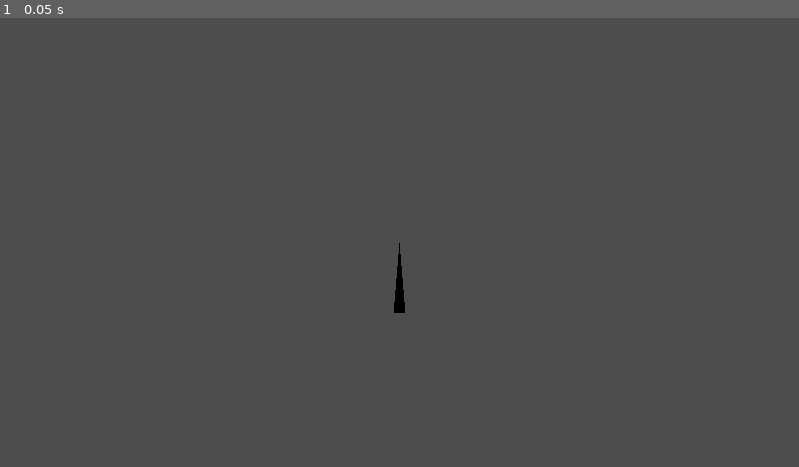
Above: before the commit, frame 1.
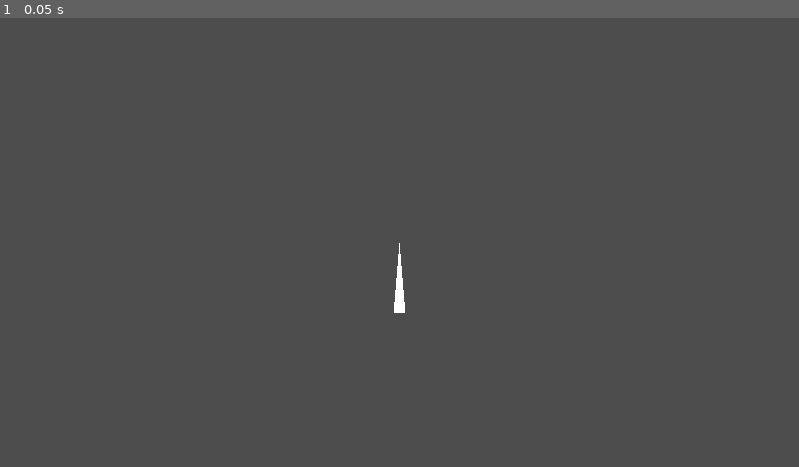
Above: after the commit, the same moment.

Repository: teddybear082/UGVR
Game: Godot game, scene res://xr_injector/xr_scene.tscn
The game is run twice, just before and just after one commit, with the same random seed, the same clock (stepped at 60 frames per second) and the same inputs.
Inputs:
- Up to frame 1 (0.05 s): no input

The runs differ from the first frame. In frame 1, 0.1% of the frame differs, in the area x 49-51%, y 50-66%.
Error before the commit: Parse Error: Expected "else" after ternary operator condition. (res://xr_injector/xr_scene.gd:1751)

Commit message:
fixes to experimental CRUEL code
-reparent weapon node directly to stop shaking (probably will cause game crashes on new weapons, have to see)

Diff:
--- a/xr_injector/xr_scene.gd
+++ b/xr_injector/xr_scene.gd
@@ -1743,19 +1743,22 @@
 				cursor.transform.origin.z = -roomscale_3d_cursor_distance_from_camera
 				cursor.transform.origin.y = 0.3
 				cursor.visible = true
+				# reparent directly to avoid stuttering
+				weapon_node.reparent(primary_controller, false)
+				# now need a way to stop camera movement from controlling transform.origin of weapon node, must be hard wired somehow in code
 
 			xr_reparenting_active = true
-			var rotate_reparented_node_180_degrees = false
-			handle_node_reparenting(delta, weapon_node, rotate_reparented_node_180_degrees, Vector3(0,0.3,0)
-
-			if is_instance_valid(CRUEL_raycast):
-				handle_node_reparenting(delta, CRUEL_raycast, rotate_reparented_node_180_degrees, Vector3(0,0.3,0))
-				CRUEL_raycast.force_raycast_update()
-			if is_instance_valid(CRUEL_bullet_shapecast):
-				handle_node_reparenting(delta, CRUEL_bullet_shapecast, rotate_reparented_node_180_degrees, Vector3(0,0.3,0))
-				CRUEL_bullet_shapecast.force_shapecast_update()
+			#var rotate_reparented_node_180_degrees = false
+			#handle_node_reparenting(delta, weapon_node, rotate_reparented_node_180_degrees, Vector3(0,0.3,0))
+
+		if is_instance_valid(CRUEL_raycast):
+			handle_node_reparenting(delta, CRUEL_raycast, false, Vector3(0,0.3,0))
+			CRUEL_raycast.force_raycast_update()
+		if is_instance_valid(CRUEL_bullet_shapecast):
+			handle_node_reparenting(delta, CRUEL_bullet_shapecast, false, Vector3(0,0.3,0))
+			CRUEL_bullet_shapecast.force_shapecast_update()
 
 			#Try to cut down stuttering
-			CRUEL_pistol.bulletDeviation = 0.0
-			CRUEL_weapon_container.walkBobAmplitude = 0.0
-			CRUEL_weapon_container.bobAmplitude = 0
+			#CRUEL_pistol.bulletDeviation = 0.0
+			#CRUEL_weapon_container.walkBobAmplitude = 0.0
+			#CRUEL_weapon_container.bobAmplitude = 0
